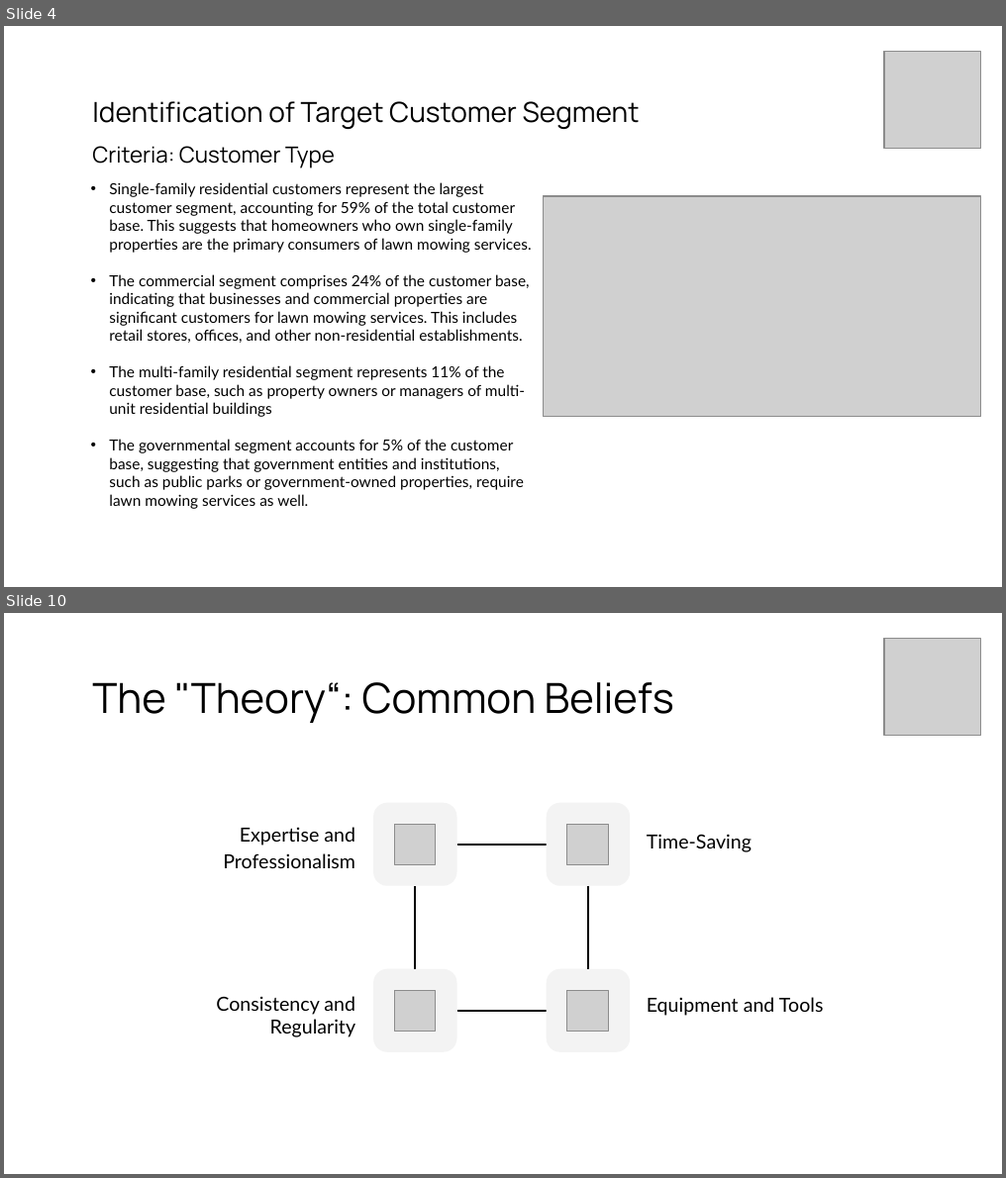
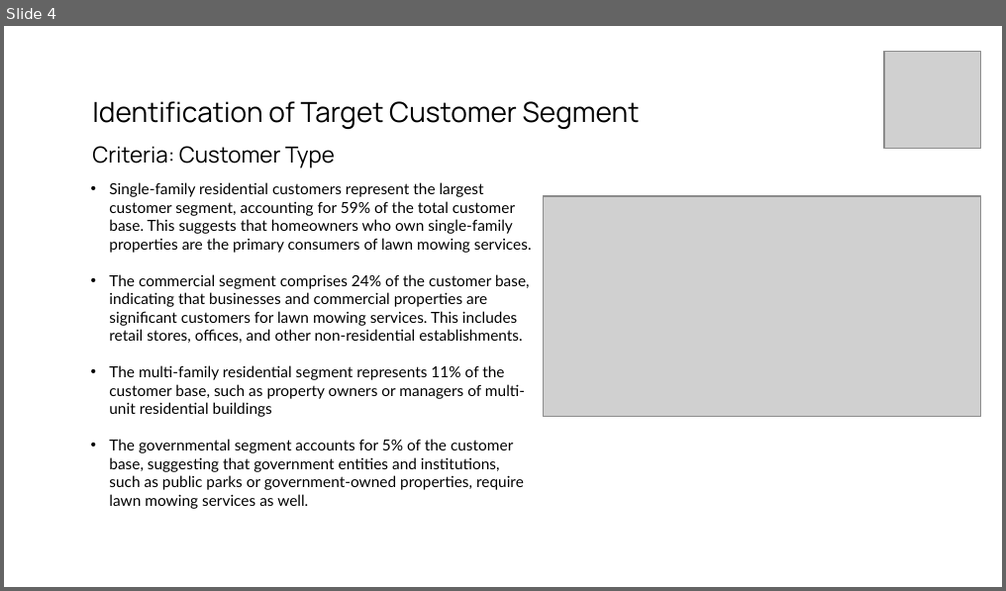
Before and after one commit to gasserahmed/VT-MIT, a slide deck: MGT5824-Tech-based Entrepreneurship/Assignments/Milestone #1 - AI Venture Concept Customer Discovery/gasser18-milestone1_customer_discovery_slides.pptx. Shown one above the other, each under a label of ours: slides 4 and 10 before the commit, slide 4 after it; the slides between them are not shown. The pictures are 1006x1178 and 1006x591 pixels, drawn with LibreOffice and Linux fonts; fonts in the diff are those of the drawing; grey boxes stand for pictures. Boxes give left, top, right and bottom in pixels: in the first picture for what was removed or moved away, otherwise in the second. Text is boxed around its words. In the diff, an @@ line names an element or a change of style, - is before the commit and + after.

```diff
--- a/MGT5824-Tech-based Entrepreneurship/Assignments/Milestone #1 - AI Venture Concept Customer Discovery/gasser18-milestone1_customer_discovery_slides.pptx
+++ b/MGT5824-Tech-based Entrepreneurship/Assignments/Milestone #1 - AI Venture Concept Customer Discovery/gasser18-milestone1_customer_discovery_slides.pptx
@@ slide 10 removed at (x1=4, y1=613, x2=1002, y2=1174), background #FFFFFF @@
@@ picture removed at (x1=884, y1=639, x2=981, y2=736) @@
@@ title removed at (x1=92, y1=682, x2=674, y2=723) @@
-The "Theory“: Common Beliefs
@@ rounded rectangle removed at (x1=373, y1=803, x2=457, y2=885) @@
@@ text removed at (x1=223, y1=827, x2=355, y2=868) @@
-  Expertise and Professionalism
@@ picture removed at (x1=395, y1=824, x2=436, y2=864) @@
@@ group removed at (x1=457, y1=803, x2=751, y2=885): 1 line, 1 text, 1 rounded rectangle, 1 picture @@
-Time-Saving
@@ group removed at (x1=216, y1=886, x2=546, y2=1053): 2 lines, 1 text, 1 rounded rectangle, 1 picture @@
-Consistency and Regularity
@@ group removed at (x1=546, y1=886, x2=824, y2=1053): 1 rounded rectangle, 1 line, 1 text, 1 picture @@
-Equipment and Tools
```
Also in this commit, not shown: 3 slides changed, 4 slides added, 8 other slides removed, 5 other files.
